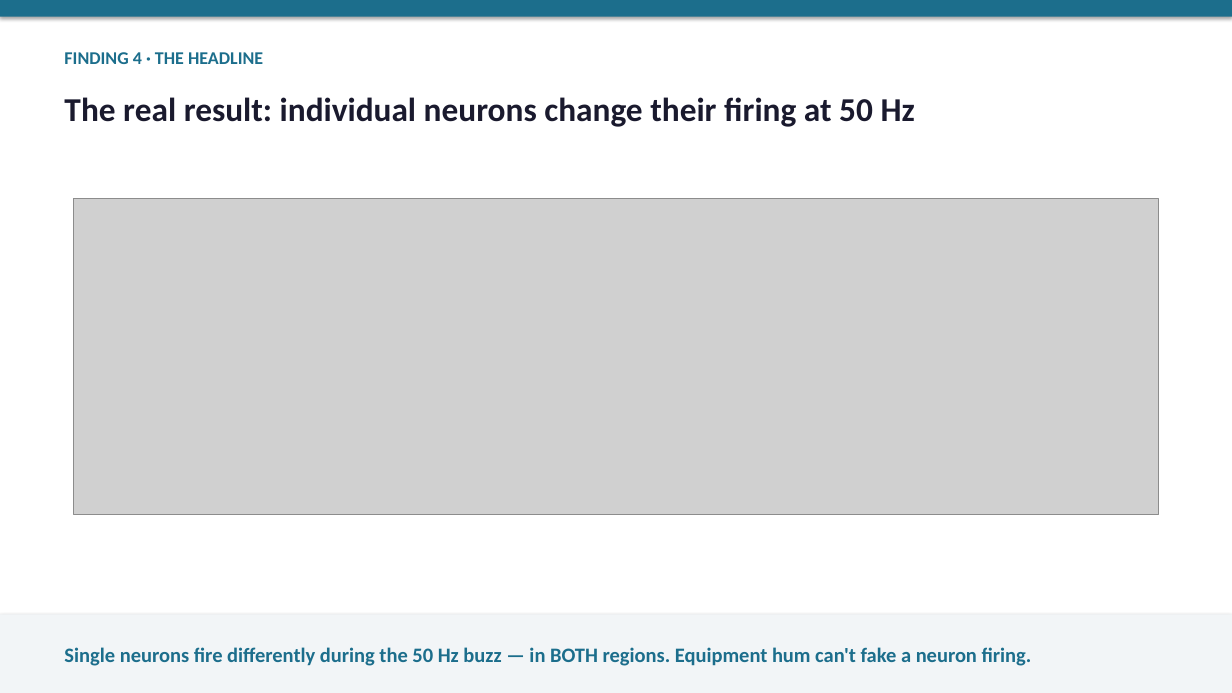
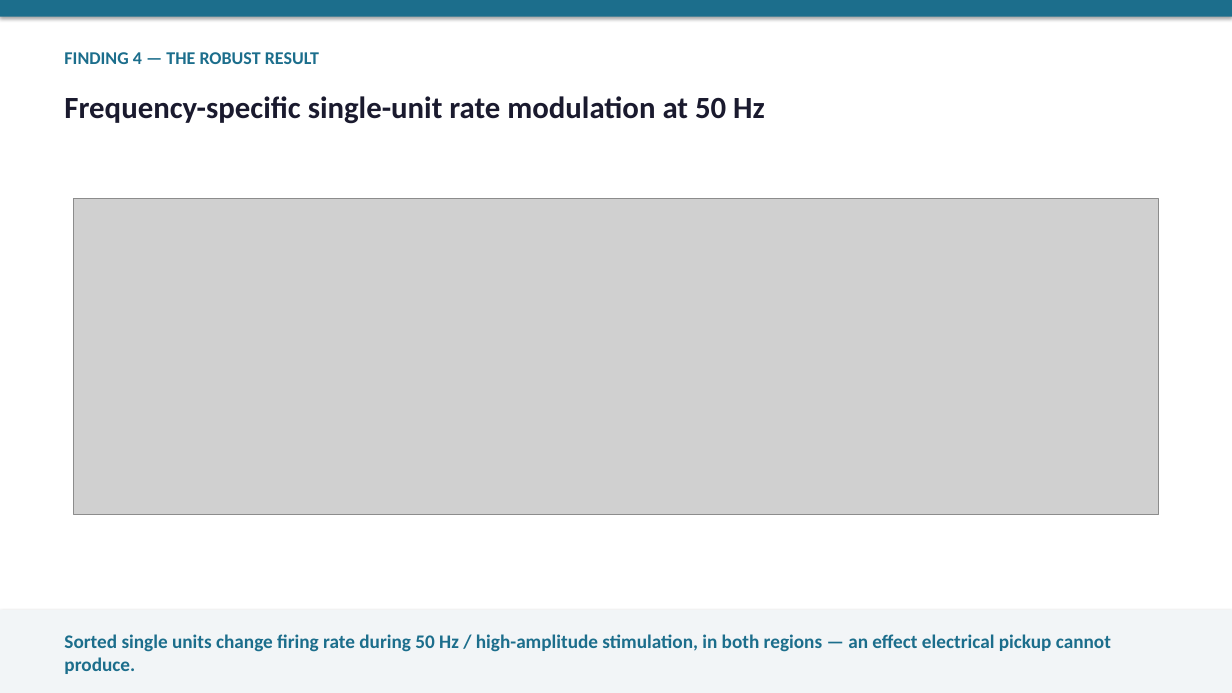
Before and after one commit to wehabit/hpaticmousebuzsakilab, a slide deck: slide 16 of presentation/haptic_brain_talk.pptx. Drawn at 1232x693 pixels with LibreOffice and Linux fonts; fonts in the diff are those of the drawing; grey boxes stand for pictures. Boxes give left, top, right and bottom in pixels: in the first picture for what was removed or moved away, otherwise in the second. Text is boxed around its words. In the diff, an @@ line names an element or a change of style, - is before the commit and + after.

```diff
--- a/presentation/haptic_brain_talk.pptx
+++ b/presentation/haptic_brain_talk.pptx
@@ text at [64, 52, 319, 64]: text changed @@
-FINDING 4 · THE HEADLINE
+FINDING 4 — THE ROBUST RESULT
@@ text at [64, 96, 765, 124]: text changed; size 26 to 24 pt @@
-The real result: individual neurons change their firing at 50 Hz
+Frequency-specific single-unit rate modulation at 50 Hz
@@ rectangle: place and size @@
-rectangle at [0, 615, 1232, 693]
+rectangle at [0, 610, 1232, 693]
@@ text at [64, 634, 1111, 674]: text changed; size 16 to 15 pt @@
-Single neurons fire differently during the 50 Hz buzz — in BOTH regions. Equipment hum can't fake a neuron firing.
+Sorted single units change firing rate during 50 Hz / high-amplitude stimulation, in both regions — an effect electrical pickup cannot produce.
```
Also in this commit, not shown: 18 other slides changed, 7 slides added, 7 slides removed, 9 other files.
